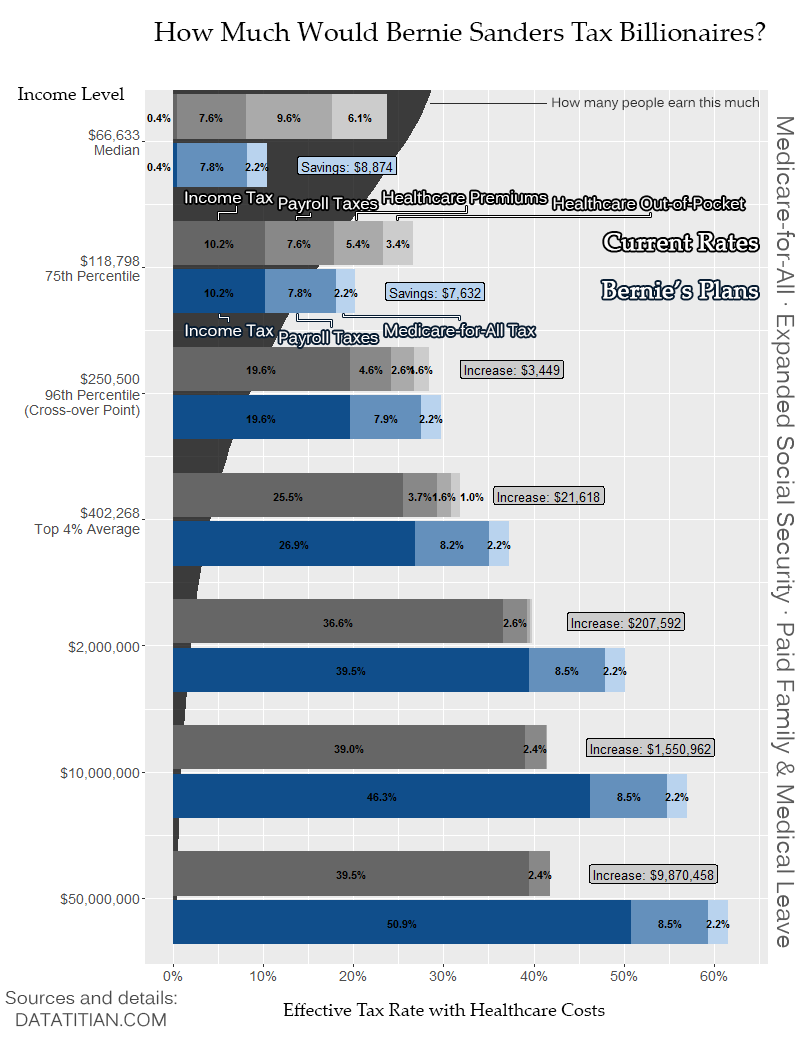
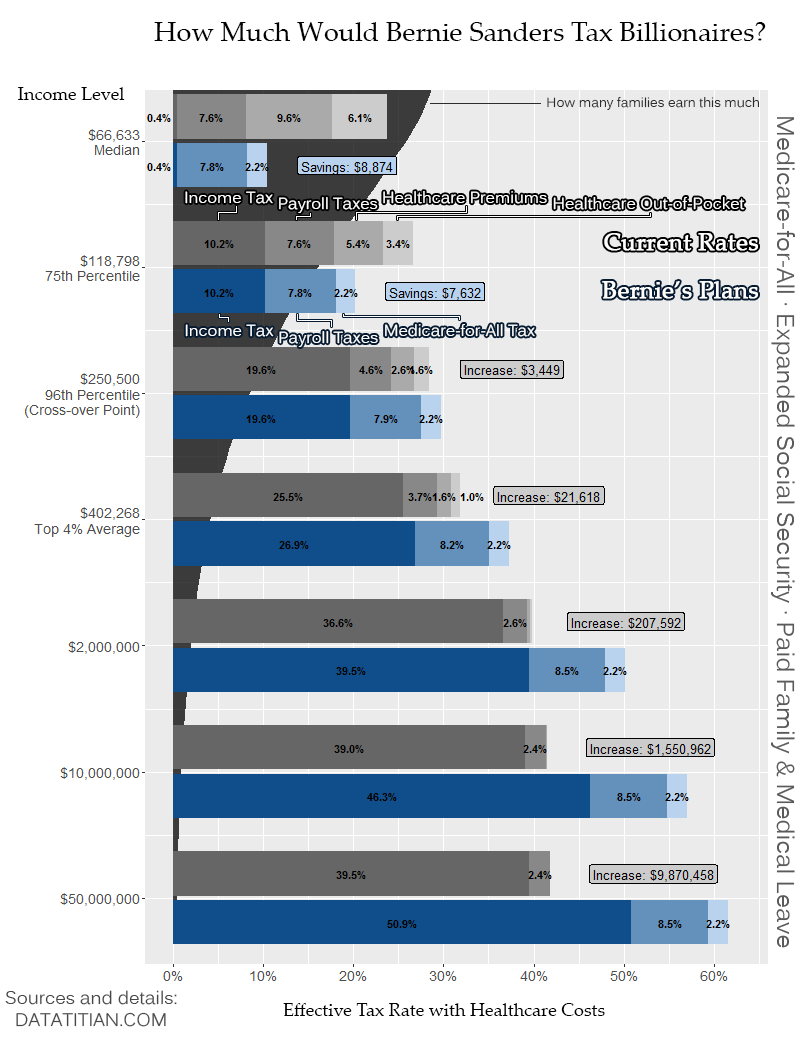
Before/after of a 800x1037 layered artwork. What changed in the layer stack:
renamed "How many people earn this much" to "How many families earn this much", painted on it over [left=547, top=97, right=664, bottom=111]
